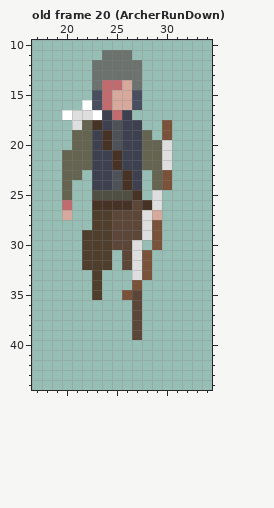
Pixel-art file, stored at battleground2d/Assets/Animations/2D/Enemy/SpriteSheets/Frames/Archer/SpriteAnimationsToExport_EnemyArcher.aseprite. The first picture shows the starting point.
50x50 pixels, 88 frames. Shown: old frame 20 (ArcherRunDown): x 17..34, y 10..44. The commit also changed other frames, which this record leaves out.
New version:
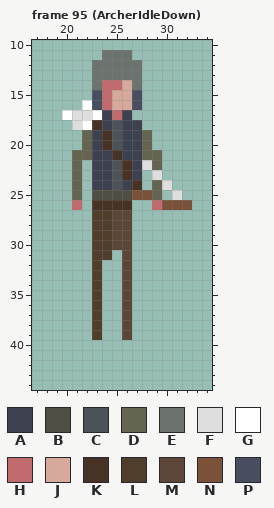
Palette (. is transparent): A #3d414f  B #4f4f43  C #4d5259  D #646450  E #6c736e  F #dedede  G #ffffff  H #c26b6f  J #d7a99c  K #473226  L #4f3e2c  M #5c4638  N #7a523a  P #484e60
A new or re-ordered frame is compared with the old frame closest to it.
What changed:
{"change": "frames 88 -> 96"}
{"where": "frame 95 (ArcherIdleDown) is new; against old frame 20 (ArcherRunDown)"}
{"frame":95,"y":18,"x":22,"old":"D","new":"G"}
{"frame":95,"y":18,"x":30,"old":"N","new":"."}
{"frame":95,"y":19,"x":21,"old":"D","new":"."}
{"frame":95,"y":19,"x":30,"old":"N","new":"."}
{"frame":95,"y":20,"x":21,"old":"D","new":"."}
{"frame":95,"y":20,"x":29,"old":"DF","new":".."}
{"frame":95,"y":21,"x":20,"old":"D","new":"."}
{"frame":95,"y":21,"x":30,"old":"F","new":"."}
{"frame":95,"y":22,"x":20,"old":"D","new":"."}
{"frame":95,"y":22,"x":22,"old":"D","new":"."}
{"frame":95,"y":22,"x":25,"old":"KA","new":"CK"}
{"frame":95,"y":22,"x":28,"old":"D","new":"F"}
{"frame":95,"y":22,"x":30,"old":"F","new":"."}
{"frame":95,"y":23,"x":20,"old":"D","new":"."}
{"frame":95,"y":23,"x":29,"old":"DN","new":"F."}
{"frame":95,"y":24,"x":20,"old":"D.","new":".D"}
{"frame":95,"y":24,"x":26,"old":"KA","new":"AK"}
{"frame":95,"y":24,"x":30,"old":"N","new":"F"}
{"frame":95,"y":25,"x":20,"old":"D.","new":".D"}
{"frame":95,"y":25,"x":27,"old":"K.F","new":"NND"}
{"frame":95,"y":25,"x":31,"old":".","new":"F"}
{"frame":95,"y":26,"x":20,"old":"H.","new":".H"}
{"frame":95,"y":26,"x":27,"old":"MKF...","new":"..HNNN"}
{"frame":95,"y":27,"x":20,"old":"J","new":"."}
{"frame":95,"y":27,"x":27,"old":"MFJ","new":"..."}
{"frame":95,"y":28,"x":27,"old":"MFN","new":"..."}
{"frame":95,"y":29,"x":22,"old":"L","new":"."}
{"frame":95,"y":29,"x":27,"old":"MFN","new":"..."}
{"frame":95,"y":30,"x":22,"old":"L","new":"."}
{"frame":95,"y":30,"x":27,"old":"F","new":"."}
{"frame":95,"y":30,"x":29,"old":"N","new":"."}
{"frame":95,"y":31,"x":22,"old":"L","new":"."}
{"frame":95,"y":31,"x":27,"old":"FN","new":".."}
{"frame":95,"y":32,"x":22,"old":"L","new":"."}
{"frame":95,"y":32,"x":24,"old":"L","new":"."}
{"frame":95,"y":32,"x":27,"old":"FN","new":".."}
{"frame":95,"y":33,"x":26,"old":".FN","new":"M.."}
{"frame":95,"y":34,"x":26,"old":".N","new":"M."}
{"frame":95,"y":35,"x":26,"old":"NM","new":"M."}
{"frame":95,"y":36,"x":23,"old":".","new":"L"}
{"frame":95,"y":36,"x":26,"old":".M","new":"M."}
{"frame":95,"y":37,"x":23,"old":".","new":"L"}
{"frame":95,"y":37,"x":26,"old":".M","new":"M."}
{"frame":95,"y":38,"x":23,"old":".","new":"L"}
{"frame":95,"y":38,"x":26,"old":".M","new":"M."}
{"frame":95,"y":39,"x":23,"old":".","new":"L"}
{"frame":95,"y":39,"x":26,"old":".M","new":"M."}
{"label":"changed","picture_box":[62,120,192,340]}
